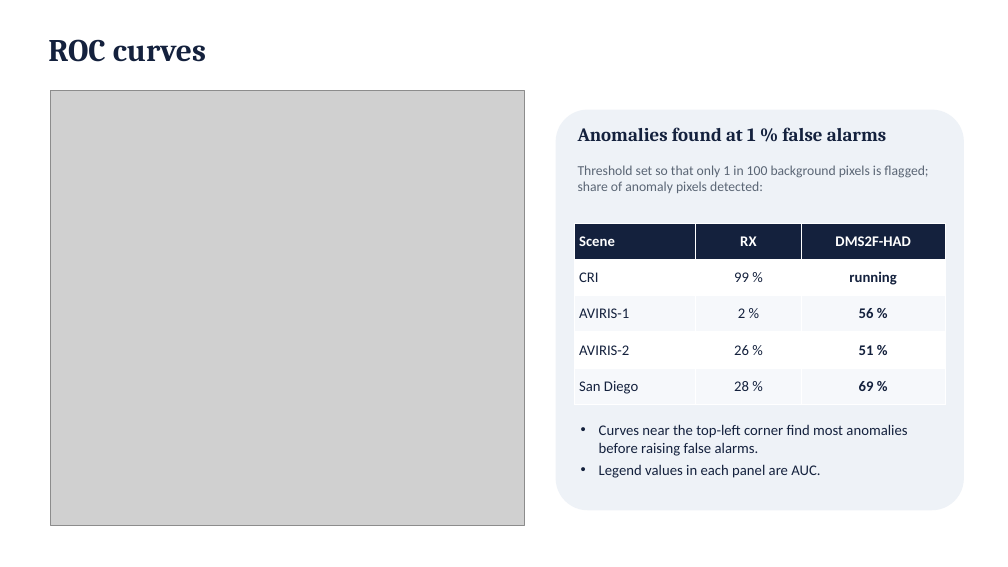
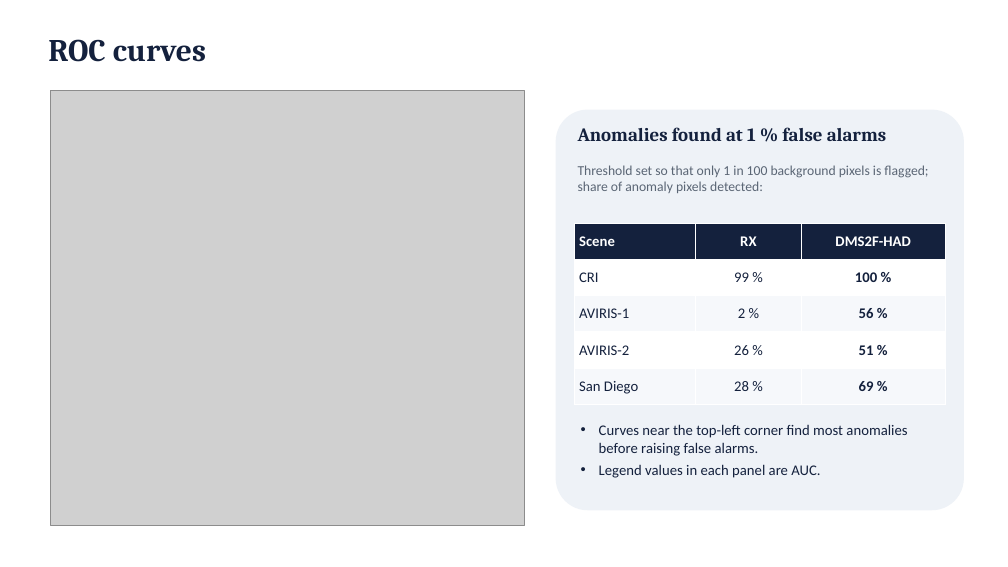
Before and after one commit to SaarthakG-Dtu/Hyperspectral_Anomaly_Detection, a slide deck: slide 20 of presentation/DMS2F-HAD_presentation.pptx. Drawn at 1008x567 pixels with LibreOffice and Linux fonts; fonts in the diff are those of the drawing; grey boxes stand for pictures. Boxes give left, top, right and bottom in pixels: in the first picture for what was removed or moved away, otherwise in the second. Text is boxed around its words. In the diff, an @@ line names an element or a change of style, - is before the commit and + after.

```diff
--- a/presentation/DMS2F-HAD_presentation.pptx
+++ b/presentation/DMS2F-HAD_presentation.pptx
@@ table at bbox=[575, 223, 945, 405] @@
-row 2, column 3: running
+row 2, column 3: 100 %
```
Also in this commit, not shown: 6 other slides changed, 14 other files.
